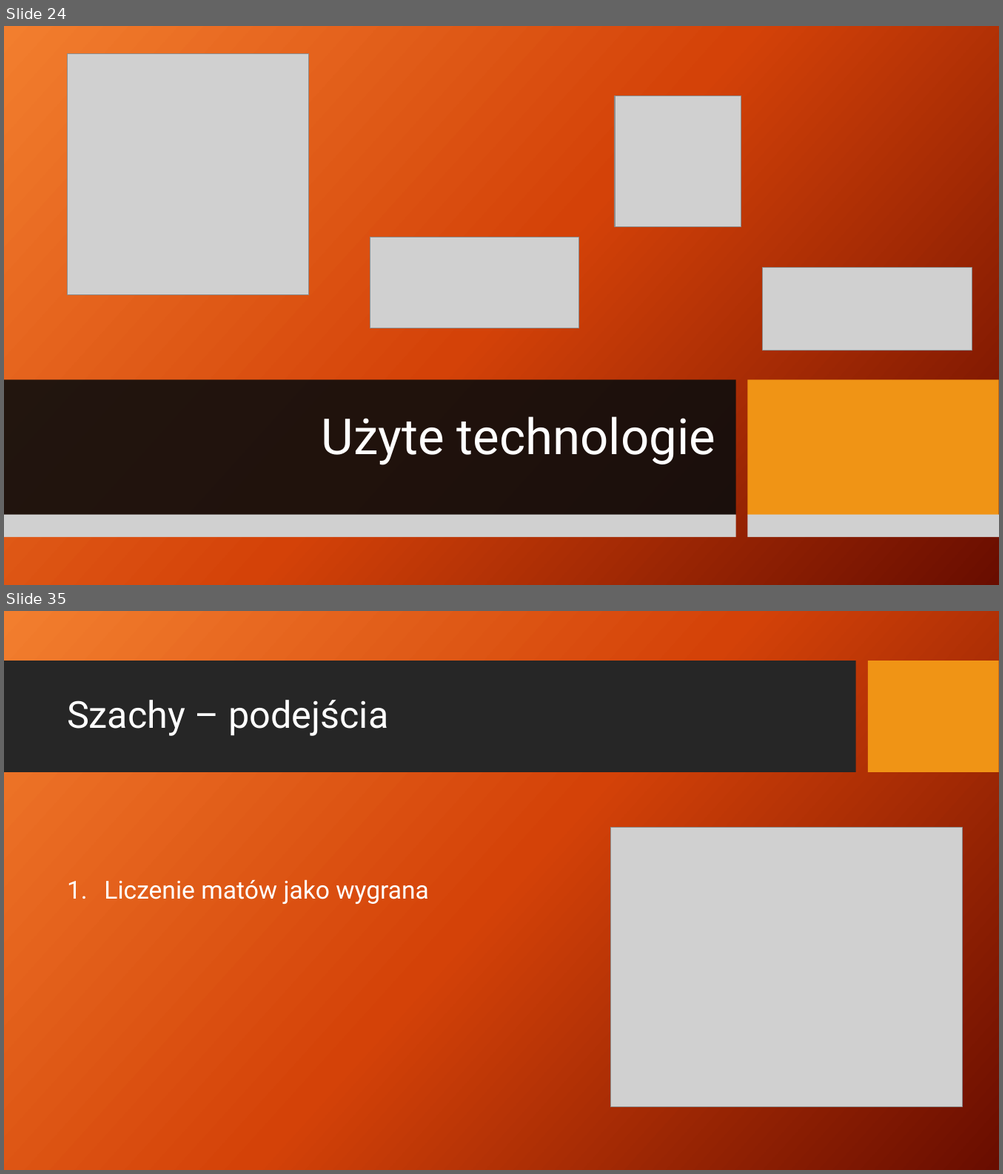
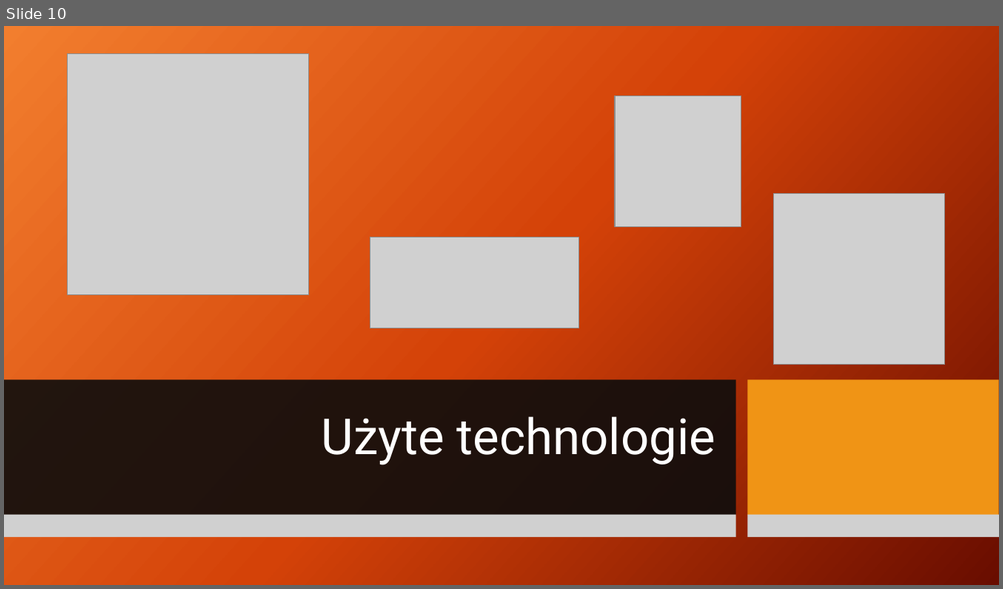
Before and after one commit to patrykf-dev/uct-visualisation-thesis, a slide deck: doc/prezentacja-02/UCT_finish_presentation.pptx. Shown one above the other, each under a label of ours: slides 24 and 35 before the commit, slide 10 after it; the slides between them are not shown. The pictures are 1003x1174 and 1003x589 pixels, drawn with LibreOffice and Linux fonts; fonts in the diff are those of the drawing; grey boxes stand for pictures; background and template pictures are left out. Boxes give left, top, right and bottom in pixels: in the first picture for what was removed or moved away, otherwise in the second. Text is boxed around its words. In the diff, an @@ line names an element or a change of style, - is before the commit and + after.

```diff
--- a/doc/prezentacja-02/UCT_finish_presentation.pptx
+++ b/doc/prezentacja-02/UCT_finish_presentation.pptx
@@ slide 35 removed at (4, 611, 999, 1170), background picture (left out); not listed: 2 template elements that a slide beside it also shows @@
@@ title removed at (67, 700, 388, 736) @@
-Szachy – podejścia
@@ picture removed at (611, 827, 962, 1107) @@
@@ text removed at (104, 880, 429, 904) @@
-1. Liczenie matów jako wygrana
@@ what was slide 24 is now slide 10 @@
@@ slide 10 changed as well @@
@@ picture added at (774, 194, 944, 365) @@
@@ picture removed at (762, 268, 972, 351) @@
```
Also in this commit, not shown: 12 slides added, 49 other slides removed, 1 other file.
